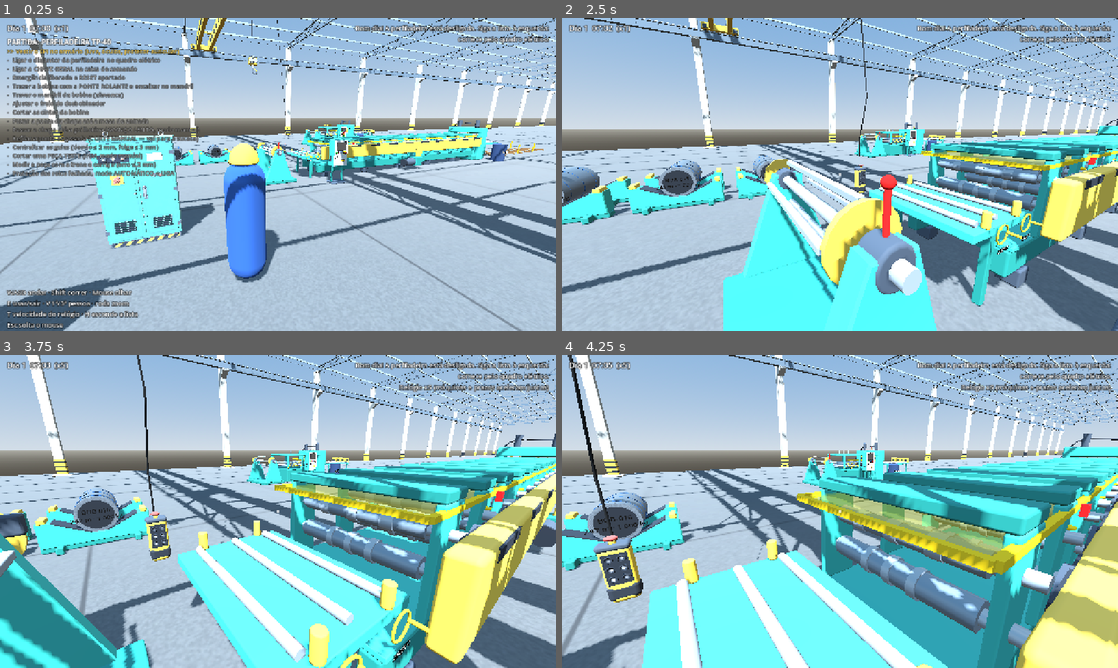
Above: before the commit, frames 1-4 (two rows, left to right).
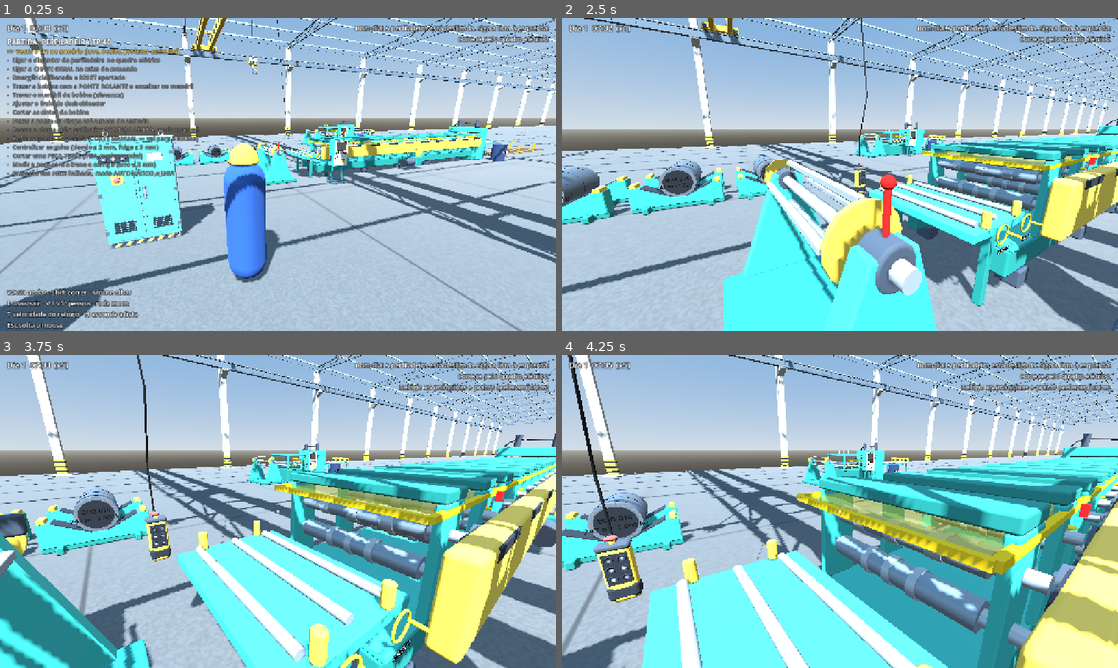
Above: after the commit, the same moments.

Repository: patrickafwurmstich-lab/perfiladeira
Game: Godot game, scene res://cenas/main.tscn
Same seed, same stepped clock (60 frames per second), same inputs: the game is played once before the commit and once after it.
Inputs (mouse positions are in pixels of both pictures, inside the frame that each line leads up to):
- Up to frame 1 (0.25 s): no input
- Up to frame 2 (2.5 s): tap Enter at 0.5 s; move the mouse to (867, 174) at 0.52 s; hold H (ajuda) 0.53-1.28 s; hold W (frente) from 0.53 s (still down); click (867, 174) at 0.67 s; move the mouse to (812, 174) at 1.27 s; tap V (camera) at 1.35 s; move the mouse to (851, 168) at 2.02 s; hold Shift (correr) from 2.03 s (still down)
- Up to frame 3 (3.75 s): keep holding W (frente); move the mouse to (272, 517) at 2.77 s; release Shift (correr) at 2.78 s; tap E (interagir) at 2.85 s; click (272, 517) at 2.92 s; move the mouse to (316, 514) at 3.52 s; hold T (relogio) from 3.53 s (still down)
- Up to frame 4 (4.25 s): keep holding W (frente); keep holding T (relogio)

The runs differ from the first frame. In frame 1, less than 0.1% of the frame differs, in the area x 50-52%, y 4-41%; in frame 2, less than 0.1%; in frame 3, less than 0.1%; in frame 4, less than 0.1%, in the area x 1-36%, y 0-63%.

Commit message:
Cinta V5: olhal contorna o arame do gancho (encosta no aço), olhais separados 2 cm, dobra mais grossa, pespontos uniformes, mangas +1 cm com borda arredondada, etiqueta '2 t POLIÉSTER', cabo com curva progressiva, botoeira 0,7 cm fora da palma
Co-Authored-By: Claude Opus 5.5 <noreply@anthropic.com>
Claude-Session: https://claude.ai/code/session_01Tg3CAxKeeAq3Bc8EedGd3N

Diff:
--- a/godot/scripts/ponte.gd
+++ b/godot/scripts/ponte.gd
@@ -24,6 +24,7 @@
 const Z_MAX := 18.5
 const CAPACIDADE_KG := 3000.0
 const OFF_CINTA := 0.95    # do gancho até o centro da bobina pendurada (cinta + moitão)
+const ARAME_R := 0.015      # raio do arame no fundo do gancho (perfil do modelo: 0,045 a 0,075)
 const FUNDO_GANCHO := Vector3(0.09, 0.075, 0.0)   # curva do gancho em relação à origem do modelo (origem embaixo)
 const TOPO_MOITAO := 0.70                         # topo do moitão, onde o cabo de aço entra
 const PERNA := 1.15                 # comprimento de cada perna da cinta (m)
@@ -31,7 +32,7 @@
 # do centro da bobina até a origem do gancho: topo do furo (0,242) + altura do V − curva do gancho (0,075)
 var OFF_PERNAS := sqrt(PERNA * PERNA - MEIA_BOCA * MEIA_BOCA) + (Perfiladeira.R_FURO - 0.012) - 0.075
 const CABO_BOTOEIRA := 9.0
-const BOTOEIRA_NA_MAO := Vector3(0.0, -0.06, 0.015)  # a pegada (y 0,06 no modelo) fica dentro da mão fechada # alcance horizontal do cabo da botoeira (do carro até a mão)
+const BOTOEIRA_NA_MAO := Vector3(0.0, -0.06, 0.022)  # a pegada (y 0,06 no modelo) fica dentro da mão fechada # alcance horizontal do cabo da botoeira (do carro até a mão)
 
 var maquina                    # máquina mais perto do gancho (a ponte serve todas as do galpão)
 var maquinas: Array = []
@@ -61,11 +62,13 @@
 var fitas: Array = []
 var olhais: Array = []
 var costuras: Array = []
-var mangas: Array = []         # [perna_frente, perna_tras, trecho dentro do furo, laço no gancho]
+var mangas: Array = []
+var bordas: Array = []         # [perna_frente, perna_tras, trecho dentro do furo, laço no gancho]
 var botoeira: Node3D
 var cabo_bot: MeshInstance3D
 var cabo_bot2: MeshInstance3D
 var cabo_bot3: MeshInstance3D
+var cabo_bot4: MeshInstance3D
 var foco: Marker3D
 var som_motor: AudioStreamPlayer3D
 
@@ -128,12 +131,22 @@
 	etq.mesh = be
 	etq.material_override = mfx
 	fitas[0].add_child(etq)
+	var txt := Label3D.new()
+	txt.text = "2 t\nPOLIÉSTER"
+	txt.font_size = 40
+	txt.pixel_size = 0.00055
+	txt.modulate = Color(0.05, 0.05, 0.05)
+	txt.outline_size = 0
+	txt.position = Vector3(0, 0, 0.0085)
+	txt.rotation.z = PI                      # a perna aponta do gancho para baixo: sem isso o texto fica de cabeça para baixo
+	etq.add_child(txt)
 	# costura de fechamento do olhal: faixa mais grossa e escura com pontos claros (uma por perna)
 	var mcos := StandardMaterial3D.new()
 	mcos.albedo_color = Color(0.58, 0.08, 0.04)
 	mcos.roughness = 0.9
 	var mpto := StandardMaterial3D.new()
-	mpto.albedo_color = Color(0.93, 0.90, 0.82)
+	mpto.albedo_color = Color(0.86, 0.83, 0.76)
+	mpto.shading_mode = BaseMaterial3D.SHADING_MODE_UNSHADED   # mesmo contraste nas duas pernas
 	for k in 2:
 		var cs := MeshInstance3D.new()
 		var cb := BoxMesh.new()
@@ -160,7 +173,7 @@
 		for i in 12:
 			var sg := MeshInstance3D.new()
 			var sb := BoxMesh.new()
-			sb.size = Vector3(0.062, 1.0, 0.010)
+			sb.size = Vector3(0.062, 1.0, 0.013)      # dobra sob carga: fita "engorda" na curva
 			sg.mesh = sb
 			sg.material_override = molh
 			cinta.add_child(sg)
@@ -177,6 +190,15 @@
 		pr.material_override = mpro
 		cinta.add_child(pr)
 		mangas.append(pr)
+		var rb := MeshInstance3D.new()
+		var cyb := CylinderMesh.new()
+		cyb.top_radius = 0.013
+		cyb.bottom_radius = 0.013
+		cyb.height = 0.14
+		rb.mesh = cyb
+		rb.material_override = mpro
+		cinta.add_child(rb)
+		bordas.append(rb)
 	botoeira = load("res://modelos/botoeira.glb").instantiate()
 	var cabo_modelo := botoeira.find_child("cabo", true, false)
 	if cabo_modelo:
@@ -193,7 +215,7 @@
 	mpc.albedo_color = Color(0.16, 0.16, 0.17)
 	mpc.roughness = 0.5
 	pc.material_override = mpc
-	pc.position = Vector3(0, 0.34, -0.03)
+	pc.position = Vector3(0, 0.35, -0.03)
 	botoeira.add_child(pc)
 	cabo_bot = MeshInstance3D.new()
 	var cy2 := CylinderMesh.new()
@@ -209,6 +231,10 @@
 	cabo_bot2.mesh = cy2
 	cabo_bot2.material_override = mb
 	add_child(cabo_bot2)
+	cabo_bot4 = MeshInstance3D.new()
+	cabo_bot4.mesh = cy2
+	cabo_bot4.material_override = mb
+	add_child(cabo_bot4)
 	cabo_bot3 = MeshInstance3D.new()
 	cabo_bot3.mesh = cy2
 	cabo_bot3.material_override = mb
@@ -567,15 +593,18 @@
 	var e1 := c + eixo * 0.52 + Vector3.UP * (topo_furo - 0.02)           # já dentro do furo, face 1
 	var e2 := c - eixo * 0.52 + Vector3.UP * (topo_furo - 0.02)           # já dentro do furo, face 2
 	var g := Vector3(x, h, z) + FUNDO_GANCHO                             # fundo da curva do gancho (medido no modelo)
-	_fita(fitas[0], g, e1, lado)
-	_fita(fitas[1], g, e2, lado)
+	_fita(fitas[0], g + (e1 - g).normalized() * 0.08, e1, lado)
+	_fita(fitas[1], g + (e2 - g).normalized() * 0.08, e2, lado)
 	_fita(fitas[2], e1, e2, lado)                                        # trecho que passa por dentro do furo
 	# mangas de proteção cobrindo a dobra da fita na boca do furo (25 cm, metade fora, metade dentro)
 	for k in 2:
 		var face: Vector3 = c + eixo * (0.6 if k == 0 else -0.6) + Vector3.UP * topo_furo
 		var dentro: Vector3 = (e1 if k == 0 else e2)
-		var fora: Vector3 = face + (g - face).normalized() * 0.16
+		var fora: Vector3 = face + (g - face).normalized() * 0.17
 		_fita(mangas[k], dentro.lerp(face, 0.3), fora, lado)
+		var rb: MeshInstance3D = bordas[k]                                # borda arredondada (rolete) na ponta da manga
+		var xb: Vector3 = Vector3.UP.cross(lado).normalized()
+		rb.global_transform = Transform3D(Basis(xb, lado, xb.cross(lado)), fora)
 	fitas[3].visible = false                                             # os olhais já fazem o laço no gancho
 	# olhais de fita (chatos, 100 mm) abraçando o fundo do gancho: o arame do gancho corre em X do modelo
 	var arame := Vector3(1, 0, 0)
@@ -584,15 +613,32 @@
 		var dl: Vector3 = (pe - g).normalized()
 		_fita(costuras[k], g + dl * 0.075, g + dl * 0.19, lado)          # costura logo abaixo do olhal
 	for k in 2:
-		var cen: Vector3 = g + Vector3(0, 0.035, 0) + arame * (0.034 if k == 0 else -0.034)
+		var cen: Vector3 = g + Vector3(0, 0.035, 0) + arame * (0.042 if k == 0 else -0.042)   # 2 cm de vão entre os olhais
 		var segs: Array = olhais[k]
 		var n := segs.size()
-		for i in n:
-			var a0 := TAU * float(i) / n
-			var a1 := TAU * float(i + 1) / n
-			var p0 := cen + Vector3(0, cos(a0), sin(a0)) * 0.045
-			var p1 := cen + Vector3(0, cos(a1), sin(a1)) * 0.045
-			_fita(segs[i], p0, p1, arame)
+		# o olhal dá a volta POR CIMA do arame do fundo do gancho (encostado no aço) e as duas
+		# metades descem juntas até a costura: 8 segmentos no arco, 2 em cada lado
+		var wc: Vector3 = cen + Vector3(0, -0.035 - ARAME_R, 0)
+		var pe: Vector3 = (e1 if k == 0 else e2)
+		var dl: Vector3 = (pe - g).normalized()
+		var nrm: Vector3 = dl.cross(arame).normalized()
+		var pts: Array = []
+		# a fita encosta na metade do arame oposta à direção da perna (a carga puxa para dl)
+		var fi := atan2(-dl.z, -dl.y)
+		for i in 9:
+			var a := fi + deg_to_rad(-95.0 + 190.0 * i / 8.0)
+			pts.append(wc + Vector3(0, cos(a), sin(a)) * (ARAME_R + 0.007))
+		var base_c: Vector3 = g + dl * 0.075 + arame * (0.042 if k == 0 else -0.042) * 0.5
+		var ponta_a: Vector3 = base_c + nrm * 0.007
+		var ponta_b: Vector3 = base_c - nrm * 0.007
+		var la: Vector3 = pts[0] if (pts[0] - ponta_a).length() < (pts[8] - ponta_a).length() else pts[8]
+		var lb: Vector3 = pts[8] if la == pts[0] else pts[0]
+		for i in 8:
+			_fita(segs[i], pts[i], pts[i + 1], arame)
+		_fita(segs[8], la, la.lerp(ponta_a, 0.5), arame)
+		_fita(segs[9], la.lerp(ponta_a, 0.5), ponta_a, arame)
+		_fita(segs[10], lb, lb.lerp(ponta_b, 0.5), arame)
+		_fita(segs[11], lb.lerp(ponta_b, 0.5), ponta_b, arame)
 	var L0 := maxf((e1 - g).length(), 0.01)
 	var etq := fitas[0].get_child(0) as Node3D
 	etq.scale = Vector3(1, 1.0 / L0, 1)                    # etiqueta não estica junto com a perna
@@ -633,13 +679,15 @@
 	botoeira.position = bpos
 	# cabo da botoeira: do carro até o topo da botoeira (fica inclinado quando você se afasta)
 	# cabo da botoeira: sai do prensa-cabo no topo, faz uma curva suave e sobe até o carro
-	var topo_b := botoeira.global_transform * Vector3(0, 0.36, -0.03)
+	var topo_b := botoeira.global_transform * Vector3(0, 0.372, -0.03)
 	var ancora := Vector3(x + 0.5, Y_CARRO - 0.3, z + 0.5)
 	var saida := botoeira.global_transform.basis.y.normalized()
+	var curva0 := topo_b + saida * 0.09 + Vector3(0, 0.015, 0)
 	var curva := topo_b + saida * 0.20 + Vector3(0, 0.10, 0)
 	var dir_h := Vector3(ancora.x - curva.x, 0, ancora.z - curva.z).normalized()
 	var curva2 := curva + (ancora - curva).normalized() * 0.5 - dir_h * 0.14    # barriga natural (o cabo não carrega peso)
-	_tubo(cabo_bot, topo_b, curva)
+	_tubo(cabo_bot4, topo_b, curva0)
+	_tubo(cabo_bot, curva0, curva)
 	_tubo(cabo_bot3, curva, curva2)
 	_tubo(cabo_bot2, curva2, ancora)
 	# anel guia do mandril
--- a/godot/testes/cinta_foto.gd
+++ b/godot/testes/cinta_foto.gd
@@ -52,6 +52,10 @@
 	await RenderingServer.frame_post_draw
 	get_viewport().get_texture().get_image().save_png(base + "_eixo.png")
 	var g: Vector3 = Vector3(P.x, P.h, P.z) + P.FUNDO_GANCHO
+	var mg: MeshInstance3D = P.gancho.find_child("gancho", true, false)
+	var ab: AABB = mg.global_transform * mg.get_aabb()
+	print("gancho aabb ", ab, " g ", g, " gancho_pos ", P.gancho.global_position, " escala ", P.gancho.global_transform.basis.get_scale())
+	print("olhal seg0 ", P.olhais[0][4].global_position)
 	print("V entre pernas: %.1f graus" % rad_to_deg((pc + eixo * 0.52 - g).angle_to(pc - eixo * 0.52 - g)))
 	# close maior do gancho (perspectiva)
 	cam.projection = Camera3D.PROJECTION_PERSPECTIVE
@@ -60,4 +64,10 @@
 	for i in 4: await get_tree().process_frame
 	await RenderingServer.frame_post_draw
 	get_viewport().get_texture().get_image().save_png(base + "_gancho2.png")
+	# close do gancho pelo lado da perna (olhal visto de perfil, contorno do arame)
+	cam.global_position = g + eixo * 0.30 + lado * 0.12 + Vector3(0, 0.02, 0)
+	cam.look_at(g + Vector3(0, -0.03, 0))
+	for i in 4: await get_tree().process_frame
+	await RenderingServer.frame_post_draw
+	get_viewport().get_texture().get_image().save_png(base + "_gancho3.png")
 	get_tree().quit()
